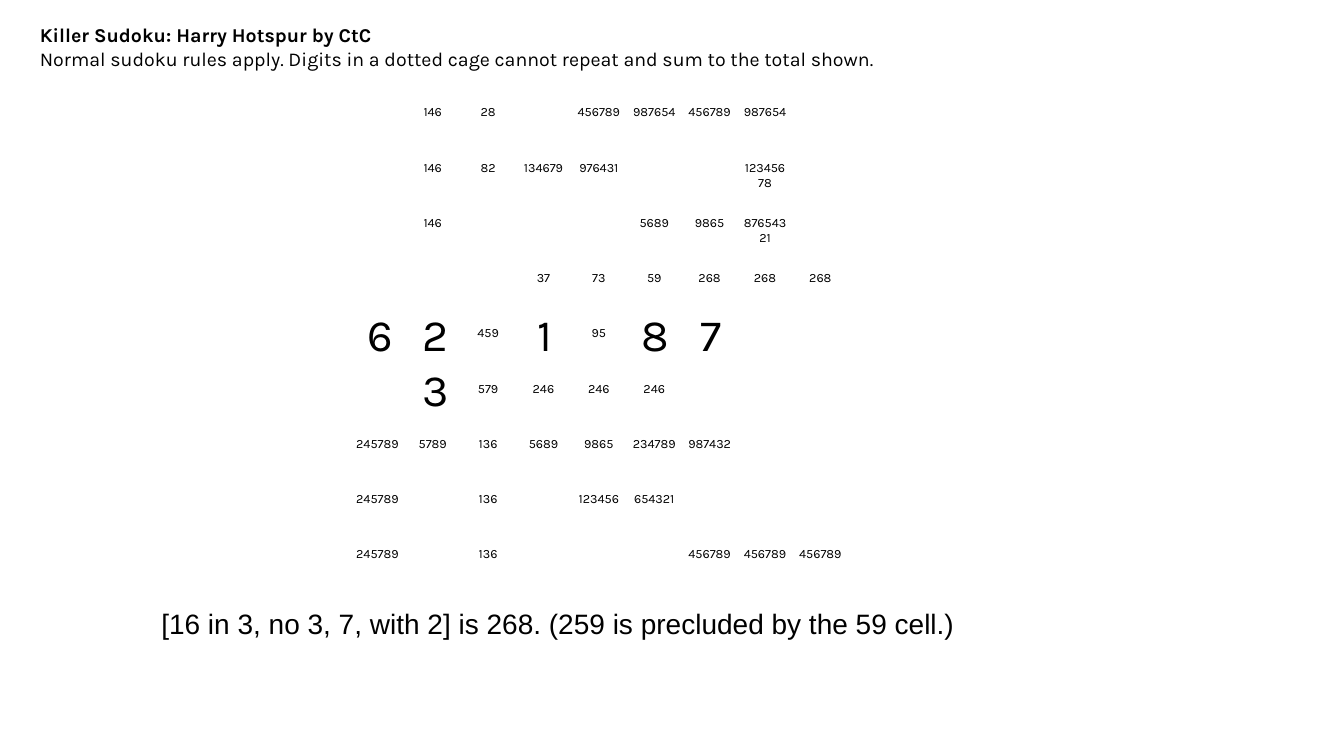
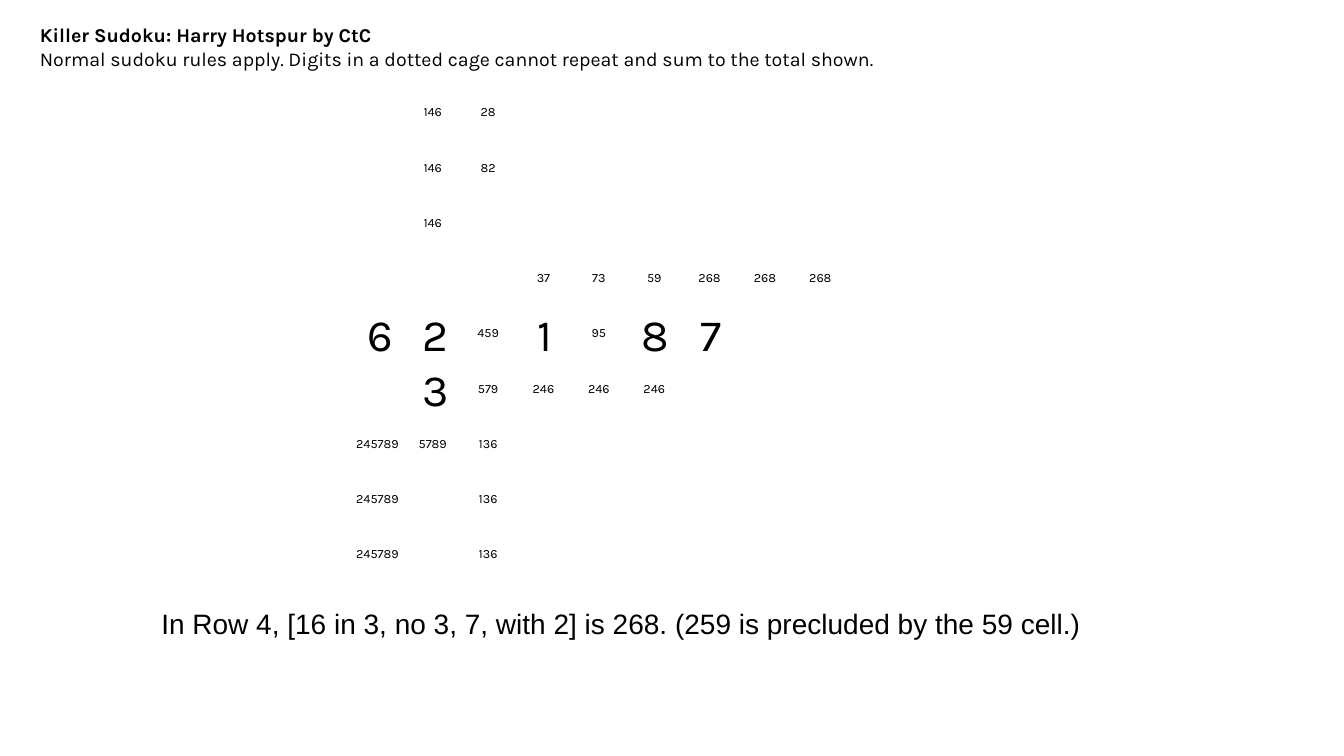
Before and after one commit to jhardis/WSJ_Number_Puzzles, a slide deck: slide 13 of 20261114_1.pptx (slide 18 before the commit). Drawn at 1344x756 pixels with LibreOffice and Linux fonts; fonts in the diff are those of the drawing; background and template pictures are left out. Boxes give left, top, right and bottom in pixels: in the first picture for what was removed or moved away, otherwise in the second. Text is boxed around its words. In the diff, an @@ line names an element or a change of style, - is before the commit and + after.

```diff
--- a/20261114_1.pptx
+++ b/20261114_1.pptx
@@ text removed at <box>578,108,620,116</box> @@
-456789
@@ text removed at <box>633,108,675,116</box> @@
-987654
@@ text removed at <box>688,108,730,116</box> @@
-456789
@@ text removed at <box>744,108,786,116</box> @@
-987654
@@ text removed at <box>524,164,563,172</box> @@
-134679
@@ text removed at <box>579,164,618,172</box> @@
-976431
@@ text removed at <box>734,154,797,195</box> @@
-12345678
@@ text removed at <box>640,219,669,227</box> @@
-5689
@@ text removed at <box>695,219,724,227</box> @@
-9865
@@ text removed at <box>734,210,797,250</box> @@
-87654321
@@ text removed at <box>529,440,558,448</box> @@
-5689
@@ text removed at <box>584,440,613,448</box> @@
-9865
@@ text removed at <box>633,440,676,448</box> @@
-234789
@@ text removed at <box>688,440,731,448</box> @@
-987432
@@ text removed at <box>579,495,619,503</box> @@
-123456
@@ text removed at <box>634,495,674,503</box> @@
-654321
@@ text removed at <box>688,550,730,558</box> @@
-456789
@@ text removed at <box>744,550,786,558</box> @@
-456789
@@ text removed at <box>799,550,841,558</box> @@
-456789
@@ text at <box>161,613,1080,639</box>: text changed @@
-[16 in 3, no 3, 7, with 2] is 268. (259 is precluded by the 59 cell.)
+In Row 4, [16 in 3, no 3, 7, with 2] is 268. (259 is precluded by the 59 cell.)
```
Also in this commit, not shown: 34 other slides changed, 10 slides added, 9 slides removed.
